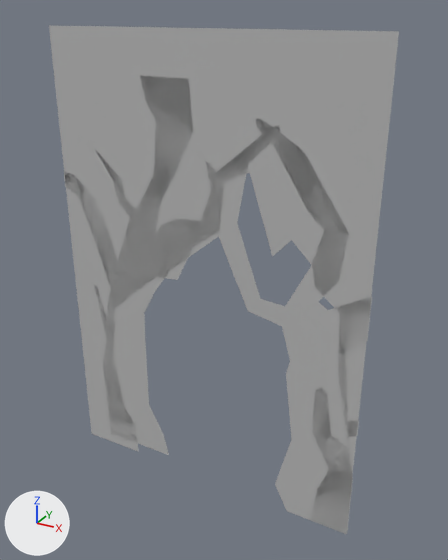
An edit to the FBX model Assets/Art/Environments/Greymoss Bog/2D/MDL_GMB_Planes.fbx, drawn before and after from the same camera.
Before and after are seen from a 50 mm lens placed at (8.63, -14.41, 14.83), pointed at (0.48, 0.41, 7.42). Lighting does not change. The marker at lower left points along +X, +Y and +Z. Where no turn or scale is listed for an object, it has been applied to the vertices.

The older version as bpy lines, for what is in view:
```python
mat_mat_gmb_planes = principled_material('MAT_GMB_Planes')
mat_mat_gmb_planes.base_color = (0.5, 0.5, 0.5)  # grey #bcbcbc
me_mesh = bpy.data.meshes.new('Mesh')
me_mesh.from_pydata(...)  # 39 vertices, 20 faces; spans x -5.0..5.0, y 0.0, z 0.0..14.35
me_mesh.materials.append(mat_mat_gmb_planes)  # grey #bcbcbc
me_mesh_001 = bpy.data.meshes.new('Mesh.001')
me_mesh_001.from_pydata(...)  # 82 vertices, 43 faces; spans x -5.02..5.02, y 0.0, z 0.0..13.12
me_mesh_001.materials.append(mat_mat_gmb_planes)  # grey #bcbcbc
ob_mdl_gmb_front = bpy.data.objects.new('MDL_GMB_Front', me_mesh)
ob_mdl_gmb_front.location = (0.0, 0.0, 0.0)
ob_mdl_gmb_mid = bpy.data.objects.new('MDL_GMB_Mid', me_mesh_001)
ob_mdl_gmb_mid.location = (0.0, 0.0, 0.0)
```
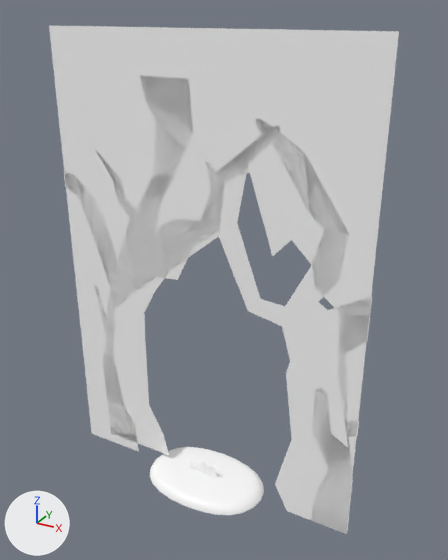
Changed parts and their boxes [x1, y1, x2, y2] in the pictures (448 x 560 px):
'MDL_GMB_Front', recoloured: [49, 25, 399, 534] in both
'MDL_GMB_Mid', recoloured: [64, 76, 372, 534] in both
'Island', added: after [150, 447, 264, 516]
'Lotus_02', added: after [194, 461, 219, 478]
'Lotus_01', added: after [189, 464, 218, 477]

What the commit changed:
Material 'MAT_GMB_Planes' (mat_mat_gmb_planes) changes colour from grey #bcbcbc to white #ffffff; in linear values from (0.5, 0.5, 0.5) to (1.0, 1.0, 1.0).
Mesh me_mesh_002 is new.
It has 16 vertices, 13 faces and spans x -0.59..0.59, y 0.0, z -0.299..0.299.
It uses material mat_mat_gmb_planes (white #ffffff).
Mesh me_mesh_003 is new.
It has 18 vertices, 17 faces and spans x -0.52..0.52, y -0.016..0.016, z -0.367..0.367.
It uses material mat_mat_gmb_planes (white #ffffff).
Mesh me_mesh_005 is new.
It has 189 vertices, 176 faces and spans x -2.08..2.08, y -1.37..1.37, z -0.03..0.25.
It uses material mat_mat_gmb_planes (white #ffffff).
Object 'Lotus_01' (ob_lotus_01) is new; it shows me_mesh_002.
Its location is (-0.13, 0.01, 0.22).
Object 'Lotus_02' (ob_lotus_02) is new; it shows me_mesh_003.
Its location is (0.03, 0.01, 0.37).
Object 'Island' (ob_island) is new; it shows me_mesh_005.
Its location is (0.0, 0.0, 0.0).
